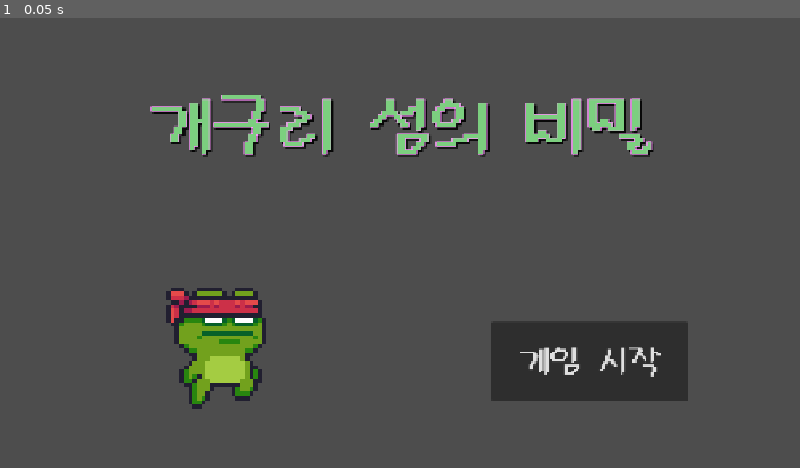
Above: before the commit, frame 1.
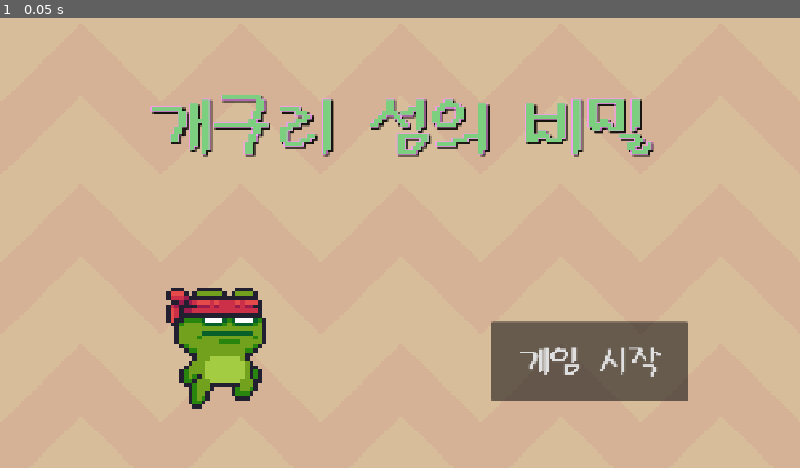
Above: after the commit, the same moment.

Repository: jungwoo3490/godot-game
Game: Godot game, scene res://scenes/title/title_screen.tscn
Two runs of this game, one before a commit and one after it. Both use one fixed random seed, a clock stepped at 60 frames per second and the inputs below. The project has no main scene, so this scene is started directly.
Inputs:
- Up to frame 1 (0.05 s): no input

The runs differ from the first frame. In frame 1, 94% of the frame differs, in the area x 0-100%, y 0-100%.

Commit message:
feat: 배경화면 구현

Diff:
--- /dev/null
+++ b/scenes/background/background.gd
@@ -0,0 +1,22 @@
+extends ParallaxBackground
+
+@export var background_image:CompressedTexture2D
+@export var scroll_speed_x = 10
+@export var scroll_speed_y = 10
+@onready var sprite = $ParallaxLayer/Sprite2D
+
+
+# Called when the node enters the scene tree for the first time.
+func _ready() -> void:
+	sprite.texture = background_image
+
+
+# Called every frame. 'delta' is the elapsed time since the previous frame.
+func _process(delta: float) -> void:
+	#sprite.region_rect.position.x += delta * scroll_speed_x
+	#sprite.region_rect.position.y += delta * scroll_speed_y
+
+	sprite.region_rect.position += delta * Vector2(scroll_speed_x, scroll_speed_y)
+
+	if sprite.region_rect.position.x >= 1024 || sprite.region_rect.position.y >= 1024 || sprite.region_rect.position.x <= -1024 || sprite.region_rect.position.y <= -1024:
+		sprite.region_rect.position = Vector2.ZERO
--- /dev/null
+++ b/scenes/background/background.tscn
@@ -0,0 +1,19 @@
+[gd_scene format=3 uid="uid://dx5evsql6fvyi"]
+
+[ext_resource type="Script" uid="uid://db8rp4k7g02f4" path="res://scenes/background/background.gd" id="1_pesyb"]
+[ext_resource type="Texture2D" uid="uid://bvtiyrshyhxrr" path="res://assets/Backgrounds/Gray.png" id="2_rsf5d"]
+
+[node name="Background" type="ParallaxBackground" unique_id=402737428]
+script = ExtResource("1_pesyb")
+background_image = ExtResource("2_rsf5d")
+
+[node name="ParallaxLayer" type="ParallaxLayer" parent="." unique_id=97968135]
+texture_repeat = 2
+motion_mirroring = Vector2(1024, 1024)
+
+[node name="Sprite2D" type="Sprite2D" parent="ParallaxLayer" unique_id=1930044345]
+scale = Vector2(4, 4)
+texture = ExtResource("2_rsf5d")
+centered = false
+region_enabled = true
+region_rect = Rect2(0, 0, 256, 256)
--- a/scenes/title/title_screen.tscn
+++ b/scenes/title/title_screen.tscn
@@ -2,6 +2,8 @@
 
 [ext_resource type="FontFile" uid="uid://cliya40vbhxlg" path="res://assets/Fonts/DOSPilgi.ttf" id="1_05wk3"]
 [ext_resource type="Texture2D" uid="uid://b7qrewyos0oyt" path="res://assets/Characters/Ninja Frog/Jump (32x32).png" id="2_ynr0n"]
+[ext_resource type="PackedScene" uid="uid://dx5evsql6fvyi" path="res://scenes/background/background.tscn" id="3_iowo3"]
+[ext_resource type="Texture2D" uid="uid://bxklyl6xytbcw" path="res://assets/Backgrounds/Brown.png" id="4_qrms8"]
 
 [sub_resource type="LabelSettings" id="LabelSettings_ynr0n"]
 font = ExtResource("1_05wk3")
@@ -58,3 +60,7 @@
 position = Vector2(349.74997, 514.25)
 scale = Vector2(6.9531255, 6.9531255)
 texture = ExtResource("2_ynr0n")
+
+[node name="Background" parent="." unique_id=402737428 instance=ExtResource("3_iowo3")]
+background_image = ExtResource("4_qrms8")
+scroll_speed_x = -10
Not shown, added: scenes/background/background.gd.uid
